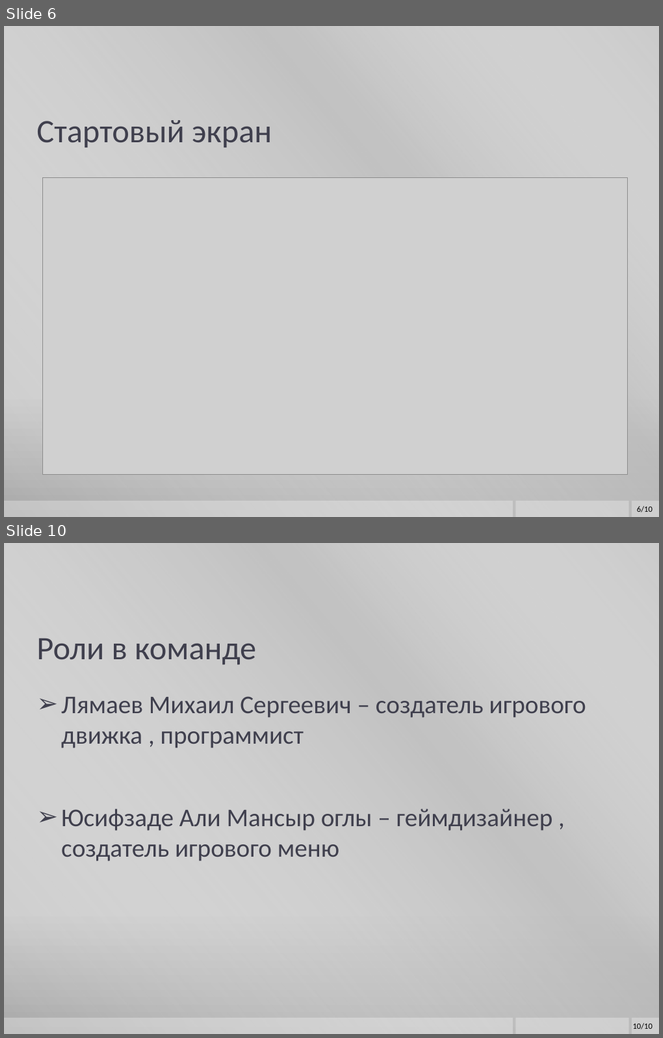
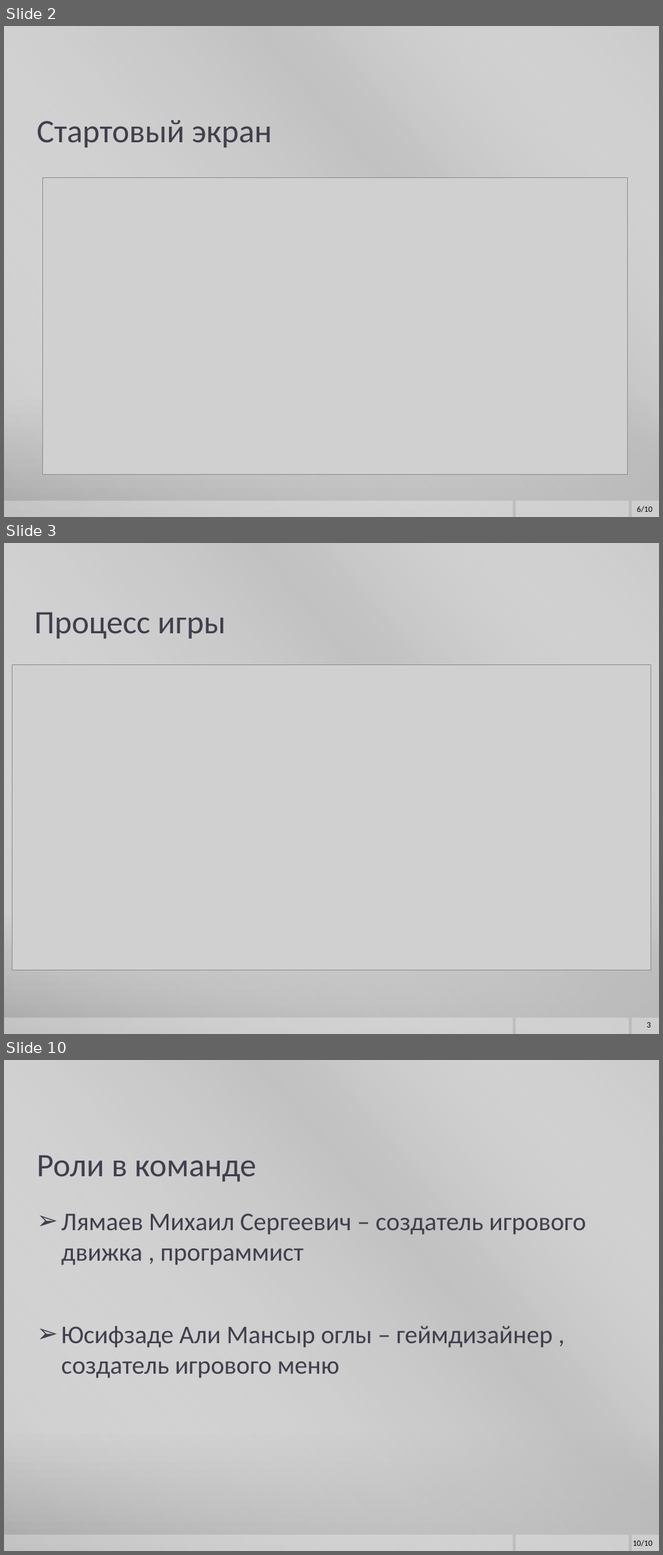
Before and after one commit to kenny5660/summer_game_2018, a slide deck: iPoint.io Presentation.pptx. Shown one above the other, each under a label of ours: slides 6 and 10 before the commit, slides 2, 3 and 10 after it; the slides between them are not shown. The pictures are 663x1038 and 663x1555 pixels, drawn with LibreOffice and Linux fonts; fonts in the diff are those of the drawing; grey boxes stand for pictures; background and template pictures are left out. Boxes give left, top, right and bottom in pixels: in the first picture for what was removed or moved away, otherwise in the second. Text is boxed around its words. In the diff, an @@ line names an element or a change of style, - is before the commit and + after.

```diff
--- a/iPoint.io Presentation.pptx
+++ b/iPoint.io Presentation.pptx
@@ slide 3 added at [4,543,659,1034], background gradient #CBCBCB to #C8C8C8 to #A7A7A7; not listed: 4 template elements that a slide beside it also shows @@
@@ title added at [35,612,226,639], 36 pt, text #3F3F4D @@
+Процесс игры
@@ picture added at [12,665,651,971] @@
@@ page number added at [647,1023,651,1028], 9 pt, text #000000 @@
+3
@@ what was slide 6 is now slide 2 @@
```
Also in this commit, not shown: 6 slides changed, 1 other slide added, 2 slides removed.
